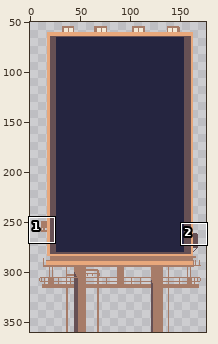
Two states of a pixel-art file, img/mobile-fix.aseprite. Above: a wide view before the commit, with the close-up outlined.
Close-up. The starting point:
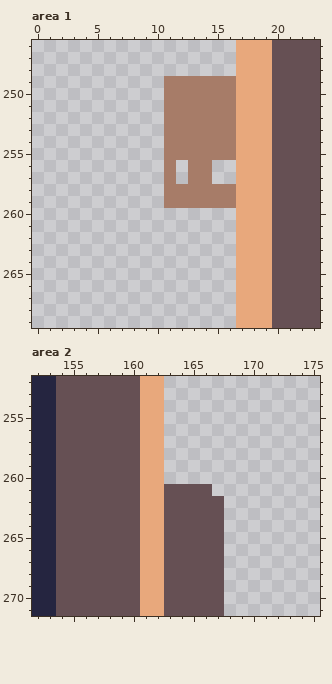
180x360 pixels, 1 frame. Shown: area 1: x 0..23, y 246..269; area 2: x 152..175, y 252..271. The wide view leaves out empty margins. The commit also changed other parts of the picture, which this record leaves out.
The result:
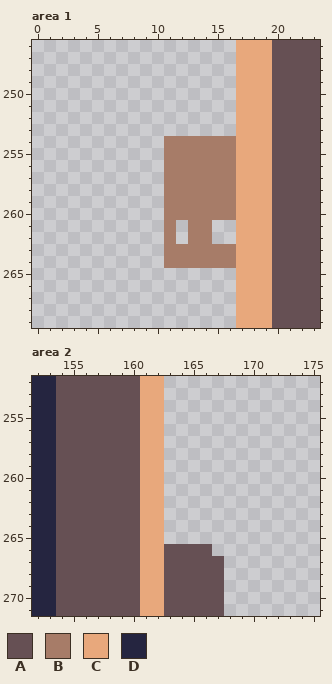
Palette (. is transparent): A #665054  B #a77c68  C #e8a87c  D #252540
Edits made:
Area 1, layer "billboard":
The edit adds colour B in rows 256 to 257 at x 12 and 15 to 16; in row 260 at x 11 to 16; in rows 261 to 262 at x 11 and 13 to 14; in rows 263 to 264 at x 11 to 16.
The author cleared colour B in rows 249 to 253 at x 11 to 16.
Area 2, layer "billboard":
The author cleared colour A in row 261 at x 163 to 166; in rows 262 to 265 at x 163 to 167; in row 266 at x 167.
Boxes around the changes in both close-ups, in picture pixels (x1, y1, x2, y2):
changed: (164, 76, 236, 268)
erased: (164, 484, 224, 556)
